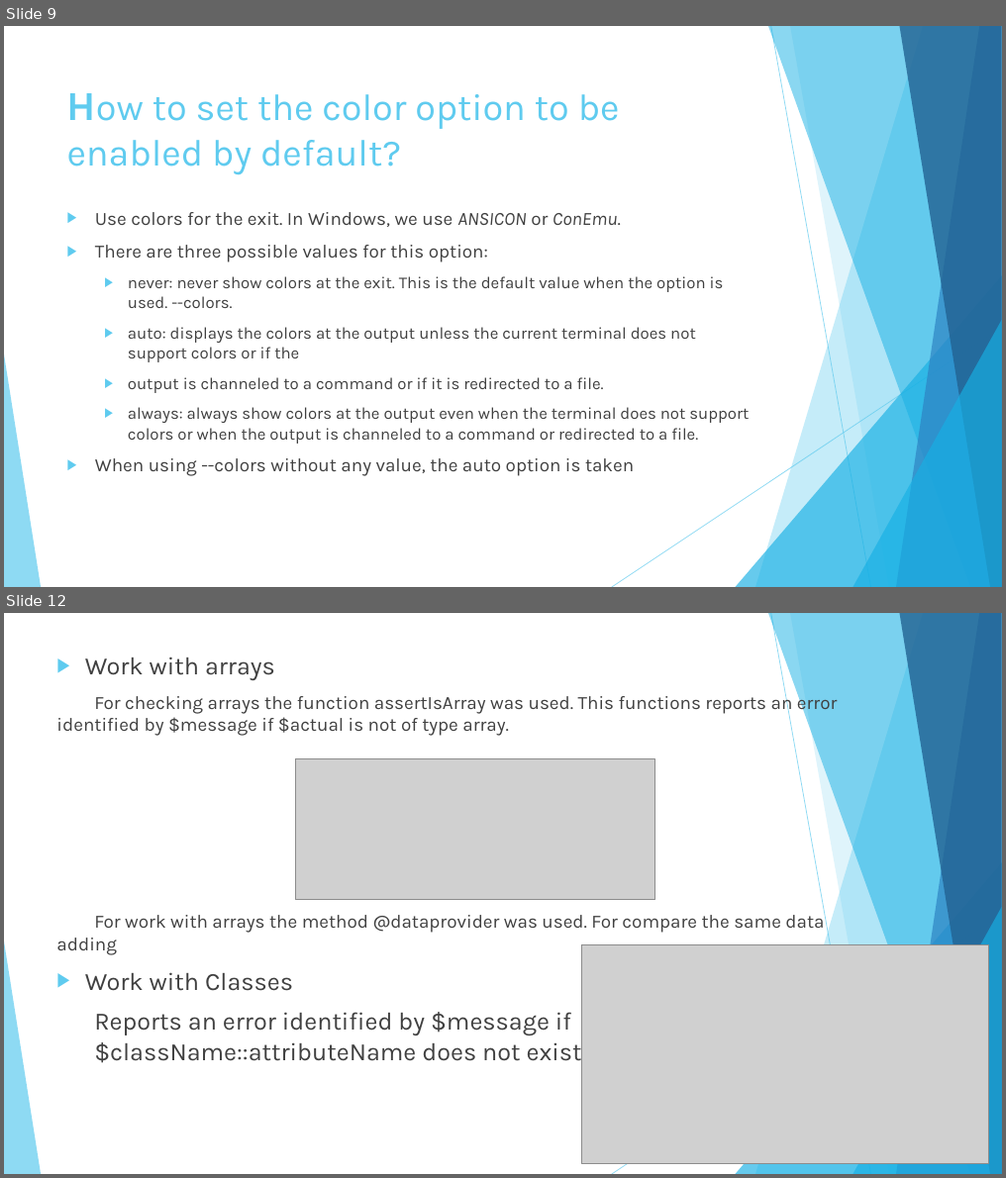
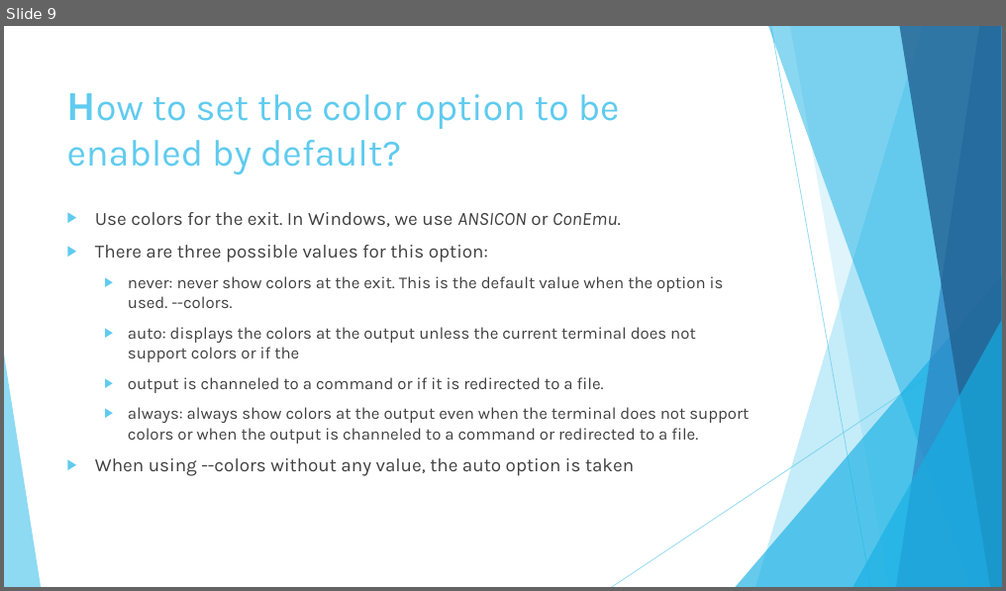
Before and after one commit to diegosilva91/Postman, a slide deck: Pill_Postman_presentation.pptx. Shown one above the other, each under a label of ours: slides 9 and 12 before the commit, slide 9 after it; the slides between them are not shown. The pictures are 1006x1178 and 1006x591 pixels, drawn with LibreOffice and Linux fonts; fonts in the diff are those of the drawing; grey boxes stand for pictures. Boxes give left, top, right and bottom in pixels: in the first picture for what was removed or moved away, otherwise in the second. Text is boxed around its words. In the diff, an @@ line names an element or a change of style, - is before the commit and + after.

```diff
--- a/Pill_Postman_presentation.pptx
+++ b/Pill_Postman_presentation.pptx
@@ slide 12 removed at box(4, 613, 1002, 1174), background #FFFFFF; not listed: 10 template elements that a slide beside it also shows @@
@@ text removed at box(56, 657, 837, 1066) @@
-▶ Work with arrays
-For checking arrays the function assertIsArray was used. This functions reports an error identified by $message if $actual is not of type array.
-For work with arrays the method @dataprovider was used. For compare the same data adding
-▶ Work with Classes
-  Reports an error identified by $message if $className::attributeName does not exist.
@@ picture removed at box(296, 759, 655, 900) @@
@@ picture removed at box(581, 945, 988, 1164) @@
```
Also in this commit, not shown: 1 slide changed, 6 slides added, 3 other slides removed, 1 other file.
